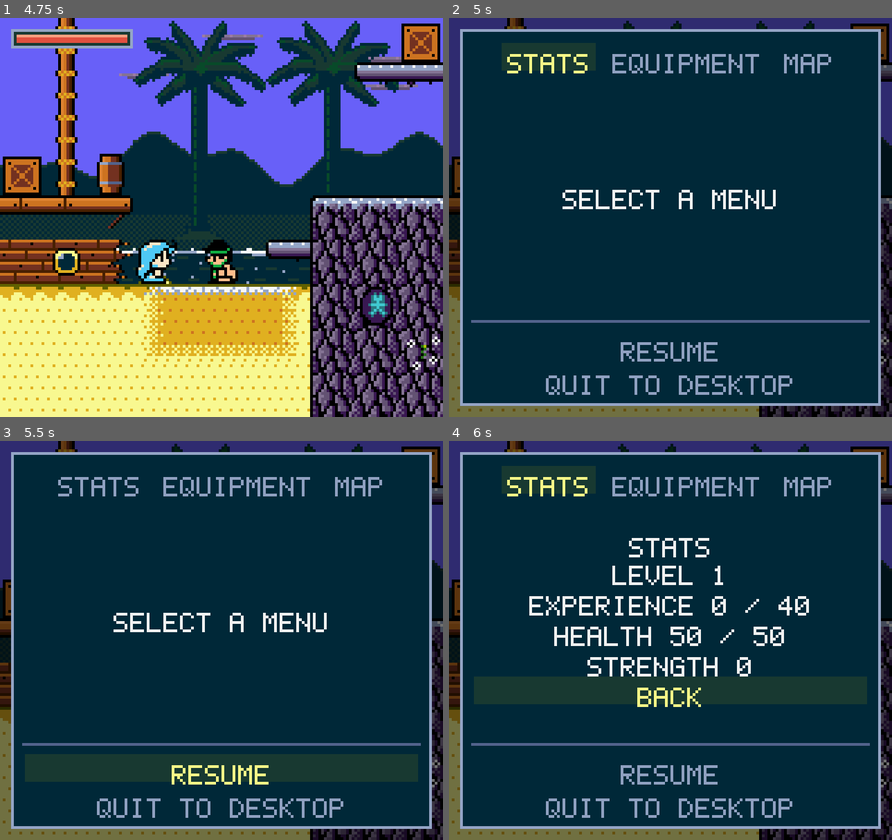
Above: before the commit, frames 1-4 (two rows, left to right).
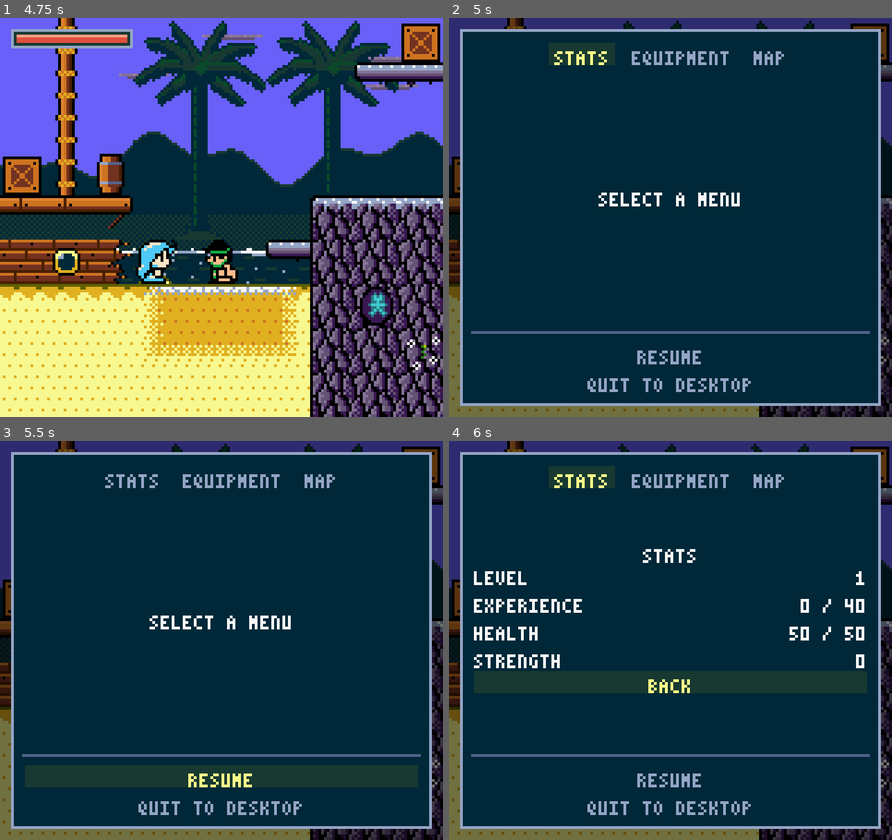
Above: after the commit, the same moments.

Repository: andrewgilliland/awash
Game: Godot game, scene res://scenes/ui/start_screen.tscn
Same seed, same stepped clock (60 frames per second), same inputs: the game is played once before the commit and once after it. Sound files missing from this copy of the repository are replaced by a short silence.
Inputs (mouse positions are in pixels of both pictures, inside the frame that each line leads up to):
- Up to frame 1 (4.75 s): tap Enter (ui_accept) at 0.5 s; move the mouse to (318, 197) at 0.52 s; hold Right (move_right) 0.53-1.28 s; hold E (interact) 0.53-1.28 s; click (318, 197) at 0.67 s; tap Space (jump) at 0.77, 1.52, 3.02, 3.77, 4.52 s; move the mouse to (132, 237) at 1.27 s; hold Down (move_down) 1.28-2.03 s; tap E (interact) at 1.35, 2.3, 3.05, 4.35 s; move the mouse to (265, 129) at 2.02 s; hold Right (move_right) 2.03-2.78 s; hold X (melee_attack) 2.03-2.78 s; move the mouse to (199, 297) at 2.77 s; hold Up (move_up) 2.78-3.53 s; tap V (ranged_attack) at 2.85 s; click (199, 297) at 2.92 s; move the mouse to (354, 277) at 3.52 s; hold E (interact) 3.53-4.28 s; hold Left (move_left) from 3.53 s (still down); tap Tab (map) at 4.15 s; move the mouse to (88, 157) at 4.27 s
- Up to frame 2 (5 s): keep holding Left (move_left); tap Escape (pause) at 4.9 s
- Up to frame 3 (5.5 s): move the mouse to (243, 640) at 5.02 s; release Left (move_left) at 5.03 s; hold Down (move_down) from 5.03 s (still down); hold X (melee_attack) from 5.03 s (still down); click (243, 640) at 5.17 s; tap E (interact) at 5.3 s
- Up to frame 4 (6 s): release Down (move_down) at 5.75 s; release X (melee_attack) at 5.75 s; click "Stats" at 5.75 s

Frame 1 is identical in both runs. In frame 2, 5.6% of the frame differs, in the area x 5-95%, y 8-95%; in frame 3, 5.6%; in frame 4, 9.4%.

Commit message:
feat: compact 3x5 font for dialogue and the Pause menu, Stats in two columns
Co-Authored-By: Claude Opus 5.5 <noreply@anthropic.com>

Diff:
--- /dev/null
+++ b/assets/ui/awash_compact_theme.tres
@@ -0,0 +1,7 @@
+[gd_resource type="Theme" load_steps=2 format=3]
+
+[ext_resource type="FontFile" uid="uid://bgdjvfgsjjgcq" path="res://assets/fonts/awash_pixel_3x5.png" id="1_font"]
+
+[resource]
+default_font = ExtResource("1_font")
+default_font_size = 6
--- a/scenes/ui/dialogue_box.tscn
+++ b/scenes/ui/dialogue_box.tscn
@@ -1,7 +1,8 @@
-[gd_scene load_steps=3 format=3 uid="uid://c4opttdx0wok1"]
+[gd_scene load_steps=4 format=3 uid="uid://c4opttdx0wok1"]
 
 [ext_resource type="Script" uid="uid://boir1ym7l473u" path="res://scripts/ui/dialogue_box.gd" id="1_box"]
 [ext_resource type="Theme" uid="uid://cgm30v4u24jhi" path="res://assets/ui/awash_theme.tres" id="2_theme"]
+[ext_resource type="Theme" path="res://assets/ui/awash_compact_theme.tres" id="3_compact"]
 
 [node name="DialogueBox" type="Control" groups=["dialogue_box"]]
 layout_mode = 3
@@ -21,6 +22,7 @@
 offset_right = 156.0
 offset_bottom = 140.0
 mouse_filter = 2
+theme = ExtResource("3_compact")
 
 [node name="Margin" type="MarginContainer" parent="Panel"]
 layout_mode = 2
@@ -51,4 +53,5 @@
 offset_top = 131.0
 offset_right = 152.0
 offset_bottom = 139.0
+theme = ExtResource("3_compact")
 text = "v"
--- a/scenes/ui/pause_menu.tscn
+++ b/scenes/ui/pause_menu.tscn
@@ -1,9 +1,10 @@
-[gd_scene load_steps=5 format=3]
+[gd_scene load_steps=6 format=3]
 
 [ext_resource type="Script" path="res://scripts/ui/pause_menu.gd" id="1_pause"]
 [ext_resource type="Theme" path="res://assets/ui/awash_theme.tres" id="2_theme"]
 [ext_resource type="Script" path="res://scripts/ui/map_view.gd" id="3_map"]
 [ext_resource type="Script" uid="uid://djsuh104a5mbx" path="res://scripts/ui/stats_view.gd" id="5_stats"]
+[ext_resource type="Theme" path="res://assets/ui/awash_compact_theme.tres" id="9_compact"]
 
 [node name="PauseMenu" type="Control"]
 anchor_right = 1.0
@@ -22,6 +23,7 @@
 [node name="CenterContainer" type="CenterContainer" parent="."]
 anchor_right = 1.0
 anchor_bottom = 1.0
+theme = ExtResource("9_compact")
 
 [node name="MenuPanel" type="PanelContainer" parent="CenterContainer"]
 custom_minimum_size = Vector2(152, 136)
@@ -90,10 +92,9 @@
 text = "Stats"
 horizontal_alignment = 1
 
-[node name="Body" type="Label" parent="CenterContainer/MenuPanel/MarginContainer/VBoxContainer/ContentRoot/StatsPanel"]
+[node name="Body" type="GridContainer" parent="CenterContainer/MenuPanel/MarginContainer/VBoxContainer/ContentRoot/StatsPanel"]
 layout_mode = 2
-text = "No stats yet"
-horizontal_alignment = 1
+columns = 2
 script = ExtResource("5_stats")
 
 [node name="BackButton" type="Button" parent="CenterContainer/MenuPanel/MarginContainer/VBoxContainer/ContentRoot/StatsPanel"]
--- a/scripts/ui/stats_view.gd
+++ b/scripts/ui/stats_view.gd
@@ -1,7 +1,8 @@
-extends Label
+extends GridContainer
 
-# The Stats Panel's readout: the Player's Level, Experience toward the next one (MAX at the
-# highest), Health left out of its total and Strength, read each time the Panel opens.
+# The Stats Panel's readout, one row per stat with its name on the left and its value on the
+# right: the Player's Level, Experience toward the next one (MAX at the highest), Health left
+# out of its total and Strength, read each time the Panel opens.
 
 const PLAYER_GROUP := &"player"
 const NO_PLAYER := "No stats yet"
@@ -9,6 +10,7 @@
 
 
 func _ready() -> void:
+	columns = 2
 	visibility_changed.connect(_refresh)
 	_refresh()
 
@@ -16,23 +18,32 @@
 func _refresh() -> void:
 	if not is_visible_in_tree():
 		return
+	for row in get_children():
+		remove_child(row)
+		row.queue_free()
 	var player := get_tree().get_first_node_in_group(PLAYER_GROUP) if is_inside_tree() else null
 	var health: Object = player.get("health") if player != null else null
 	var level: Object = player.get("level") if player != null else null
 	if health == null or level == null:
-		text = NO_PLAYER
+		_add_label(NO_PLAYER, HORIZONTAL_ALIGNMENT_LEFT)
 		return
 	var experience: int = level.get("experience")
 	var to_next: int = level.call("experience_to_next")
 	var next := AT_HIGHEST if to_next < 0 else str(experience + to_next)
-	text = (
-		"\n"
-		. join(
-			[
-				"Level %d" % level.get("level"),
-				"Experience %d / %s" % [experience, next],
-				"Health %d / %d" % [health.get("current"), health.get("maximum")],
-				"Strength %d" % level.call("strength"),
-			]
-		)
-	)
+	_add_row("Level", str(level.get("level")))
+	_add_row("Experience", "%d / %s" % [experience, next])
+	_add_row("Health", "%d / %d" % [health.get("current"), health.get("maximum")])
+	_add_row("Strength", str(level.call("strength")))
+
+
+func _add_row(stat: String, value: String) -> void:
+	_add_label(stat, HORIZONTAL_ALIGNMENT_LEFT)
+	_add_label(value, HORIZONTAL_ALIGNMENT_RIGHT).size_flags_horizontal = SIZE_EXPAND_FILL
+
+
+func _add_label(text: String, alignment: HorizontalAlignment) -> Label:
+	var label := Label.new()
+	label.text = text
+	label.horizontal_alignment = alignment
+	add_child(label)
+	return label
--- a/tests/health_bar_tests.gd
+++ b/tests/health_bar_tests.gd
@@ -30,6 +30,7 @@
 		["Every Room puts the Health bar under its Pause menu", _test_room_has_bar],
 		["Stats shows Health left out of its total", _test_stats_shows_health],
 		["Stats shows Level, Experience and Strength, to MAX", _test_stats_shows_growth],
+		["Stats lines up names on the left, values on the right", _test_stats_columns],
 		["A defeated Player stops answering controls", _test_defeat_locks_controls],
 	]
 
@@ -123,13 +124,13 @@
 	_root.add_child(menu)
 	menu.call("toggle_pause")
 	var stats_button := menu.get_node(MENU_ROOT + "MenuButtons/StatsButton") as Button
-	var body := menu.get_node(MENU_ROOT + "ContentRoot/StatsPanel/Body") as Label
-	stats_button.pressed.emit()
-	var valid := body.text.contains("Health 50 / 50")
+	var body := menu.get_node(MENU_ROOT + "ContentRoot/StatsPanel/Body") as Container
+	stats_button.pressed.emit()
+	var valid := _stats_rows(body).has(["Health", "50 / 50"])
 	player.get("health").hurt(2 * ONE_HIT, 0.0)
 	(menu.get_node(MENU_ROOT + "ContentRoot/StatsPanel/BackButton") as Button).pressed.emit()
 	stats_button.pressed.emit()
-	valid = valid and body.text.contains("Health 30 / 50")
+	valid = valid and _stats_rows(body).has(["Health", "30 / 50"])
 	menu.get_tree().paused = false
 	menu.free()
 	player.free()
@@ -143,22 +144,76 @@
 	menu.call("toggle_pause")
 	var stats_button := menu.get_node(MENU_ROOT + "MenuButtons/StatsButton") as Button
 	var back_button := menu.get_node(MENU_ROOT + "ContentRoot/StatsPanel/BackButton") as Button
-	var body := menu.get_node(MENU_ROOT + "ContentRoot/StatsPanel/Body") as Label
-	stats_button.pressed.emit()
-	var valid := body.text == "Level 1\nExperience 0 / 40\nHealth 50 / 50\nStrength 0"
+	var body := menu.get_node(MENU_ROOT + "ContentRoot/StatsPanel/Body") as Container
+	stats_button.pressed.emit()
+	var valid := (
+		_stats_rows(body)
+		== [["Level", "1"], ["Experience", "0 / 40"], ["Health", "50 / 50"], ["Strength", "0"]]
+	)
 	player.call("gain_experience", 45)
 	back_button.pressed.emit()
 	stats_button.pressed.emit()
-	valid = valid and body.text == "Level 2\nExperience 45 / 100\nHealth 60 / 60\nStrength 0"
+	valid = (
+		valid
+		and (
+			_stats_rows(body)
+			== [
+				["Level", "2"], ["Experience", "45 / 100"], ["Health", "60 / 60"], ["Strength", "0"]
+			]
+		)
+	)
 	player.call("gain_experience", 1000)
 	back_button.pressed.emit()
 	stats_button.pressed.emit()
-	valid = valid and body.text == "Level 5\nExperience 1045 / MAX\nHealth 90 / 90\nStrength 10"
+	valid = (
+		valid
+		and (
+			_stats_rows(body)
+			== [
+				["Level", "5"],
+				["Experience", "1045 / MAX"],
+				["Health", "90 / 90"],
+				["Strength", "10"],
+			]
+		)
+	)
 	menu.get_tree().paused = false
 	menu.free()
 	player.free()
 	_root.get_node("RunState").call("start_run")
 	return valid
+
+
+# Each row is a name pinned left and its value pushed out to the Panel's right edge.
+func _test_stats_columns() -> bool:
+	var player := _player()
+	var menu := PAUSE_MENU_SCENE.instantiate() as Control
+	_root.add_child(menu)
+	menu.call("toggle_pause")
+	(menu.get_node(MENU_ROOT + "MenuButtons/StatsButton") as Button).pressed.emit()
+	var body := menu.get_node(MENU_ROOT + "ContentRoot/StatsPanel/Body") as GridContainer
+	var valid := body != null and body.columns == 2 and body.get_child_count() == 8
+	if valid:
+		for index in body.get_child_count():
+			var label := body.get_child(index) as Label
+			if index % 2 == 0:
+				valid = valid and label.horizontal_alignment == HORIZONTAL_ALIGNMENT_LEFT
+			else:
+				valid = valid and label.horizontal_alignment == HORIZONTAL_ALIGNMENT_RIGHT
+				valid = valid and label.size_flags_horizontal & Control.SIZE_EXPAND != 0
+	menu.get_tree().paused = false
+	menu.free()
+	player.free()
+	return valid
+
+
+# The Stats rows as [name, value] pairs, read from the Body's labels in order.
+func _stats_rows(body: Container) -> Array:
+	var rows := []
+	var labels := body.get_children()
+	for index in range(0, labels.size() - 1, 2):
+		rows.append([(labels[index] as Label).text, (labels[index + 1] as Label).text])
+	return rows
 
 
 func _test_defeat_locks_controls() -> bool:
--- a/tests/intro_tests.gd
+++ b/tests/intro_tests.gd
@@ -10,8 +10,9 @@
 const MARA_SHEET_PATH := "res://assets/sprites/npcs/mara/mara_venn_1.png"
 const IntroScript := preload("res://scripts/story/intro.gd")
 const MaraScript := preload("res://scripts/npcs/mara.gd")
-# The box's text area: 142 pixels of 6-pixel glyphs, three rows deep.
-const BOX_COLUMNS := 23
+const COMPACT_FONT_PATH := "res://assets/fonts/awash_pixel_3x5.png"
+# The box's text area: 142 pixels of 4-pixel glyphs, three rows deep (each row 9 pixels apart).
+const BOX_COLUMNS := 35
 const BOX_ROWS := 3
 
 # Needs a root that is already in the tree: the box finds the Player through its group.
@@ -31,6 +32,7 @@
 		["Mara is drawn from her sprite sheet", _test_mara_sprite],
 		["A fresh Run is not owed the intro", _test_start_run_clears_intro],
 		["Every line fits the dialogue box", _test_lines_fit_box],
+		["Dialogue box text uses the compact pixel font", _test_box_uses_compact_font],
 		["Mara hands Vael his sword once, mid-intro", _test_intro_hands_over_sword],
 	]
 
@@ -126,6 +128,20 @@
 	return valid
 
 
+func _test_box_uses_compact_font() -> bool:
+	var box := DIALOGUE_BOX.instantiate()
+	_root.add_child(box)
+	var valid := true
+	for label_name in ["%Speaker", "%Text", "%Next"]:
+		var font := (box.get_node(label_name) as Label).get_theme_font(&"font")
+		valid = valid and font != null and font.resource_path == COMPACT_FONT_PATH
+	# The box keeps its framed panel around the smaller text.
+	var panel := box.get_node("Panel") as PanelContainer
+	valid = valid and panel.get_theme_stylebox(&"panel") is StyleBoxFlat
+	box.free()
+	return valid
+
+
 func _test_intro_hands_over_sword() -> bool:
 	var cued := IntroScript.LINES.filter(
 		func(line: Array) -> bool: return line.size() > 2 and line[2] == IntroScript.HAND_OVER
--- a/tests/pause_menu_tests.gd
+++ b/tests/pause_menu_tests.gd
@@ -4,7 +4,7 @@
 const MENU_ROOT := "CenterContainer/MenuPanel/MarginContainer/VBoxContainer/"
 const PANEL_NAMES: Array[String] = ["Stats", "Equipment", "Map"]
 const SCREEN_SIZE := Vector2(160, 144)
-const PIXEL_FONT_PATH := "res://assets/fonts/awash_pixel_5x7.png"
+const COMPACT_FONT_PATH := "res://assets/fonts/awash_pixel_3x5.png"
 
 # Needs a root that is already in the tree: the Pause menu pauses through get_tree().
 var _root: Window
@@ -24,7 +24,7 @@
 		["Pause menu pairs every button with a Panel", _test_pairs_buttons_with_panels],
 		["Pause menu disables a button with no Panel", _test_disables_unpaired_button],
 		["Pause menu fits the screen", _test_fits_the_screen],
-		["Pause menu text uses the pixel font", _test_text_uses_pixel_font],
+		["Pause menu text uses the compact pixel font", _test_text_uses_pixel_font],
 		["Map Panel names the Room's region", _test_map_names_region],
 		["Map keeps far Rooms inside its Panel", _test_map_clips_far_rooms],
 	]
@@ -131,10 +131,13 @@
 		if node is not Label and node is not Button:
 			continue
 		var font := (node as Control).get_theme_font(&"font")
-		valid = valid and font != null and font.resource_path == PIXEL_FONT_PATH
+		valid = valid and font != null and font.resource_path == COMPACT_FONT_PATH
 		var text: String = node.text
 		for i in text.length():
 			valid = valid and font != null and font.has_char(text.unicode_at(i))
+		# The menu's own look still applies around the smaller text.
+		if node is Button:
+			valid = valid and (node as Button).get_theme_stylebox(&"focus") is StyleBoxFlat
 	_close(menu)
 	return valid
 
Binary file added: assets/fonts/awash_pixel_3x5.png
Not shown, added: assets/fonts/awash_pixel_3x5.png.import
Not shown, changed: docs/specs/player-spec.md
Not shown, changed: docs/testing.md
Not shown, added: scripts/tools/make_font.py
